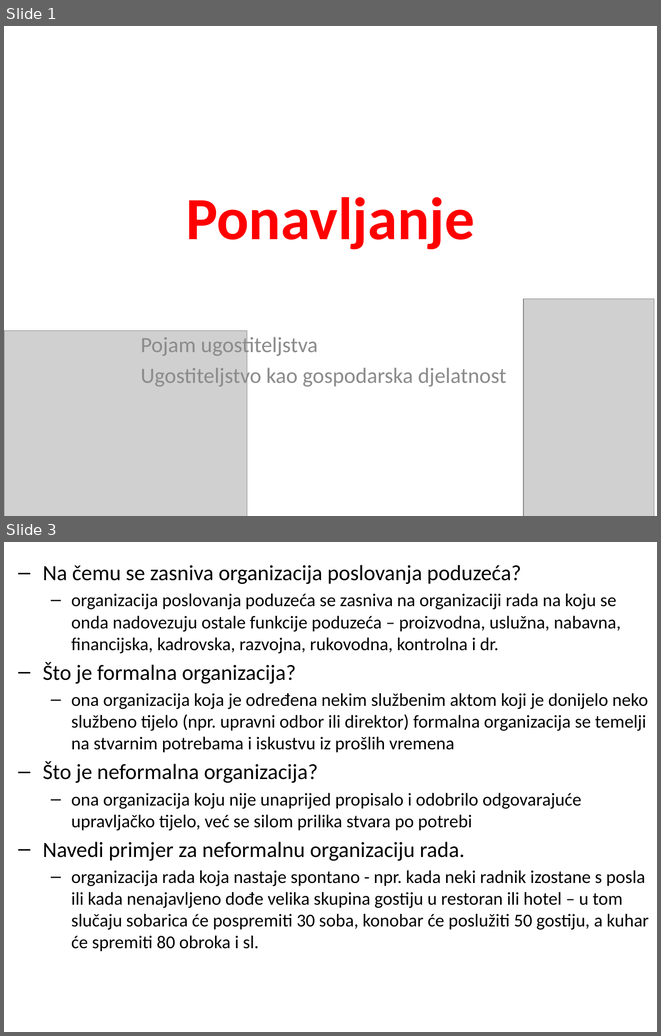
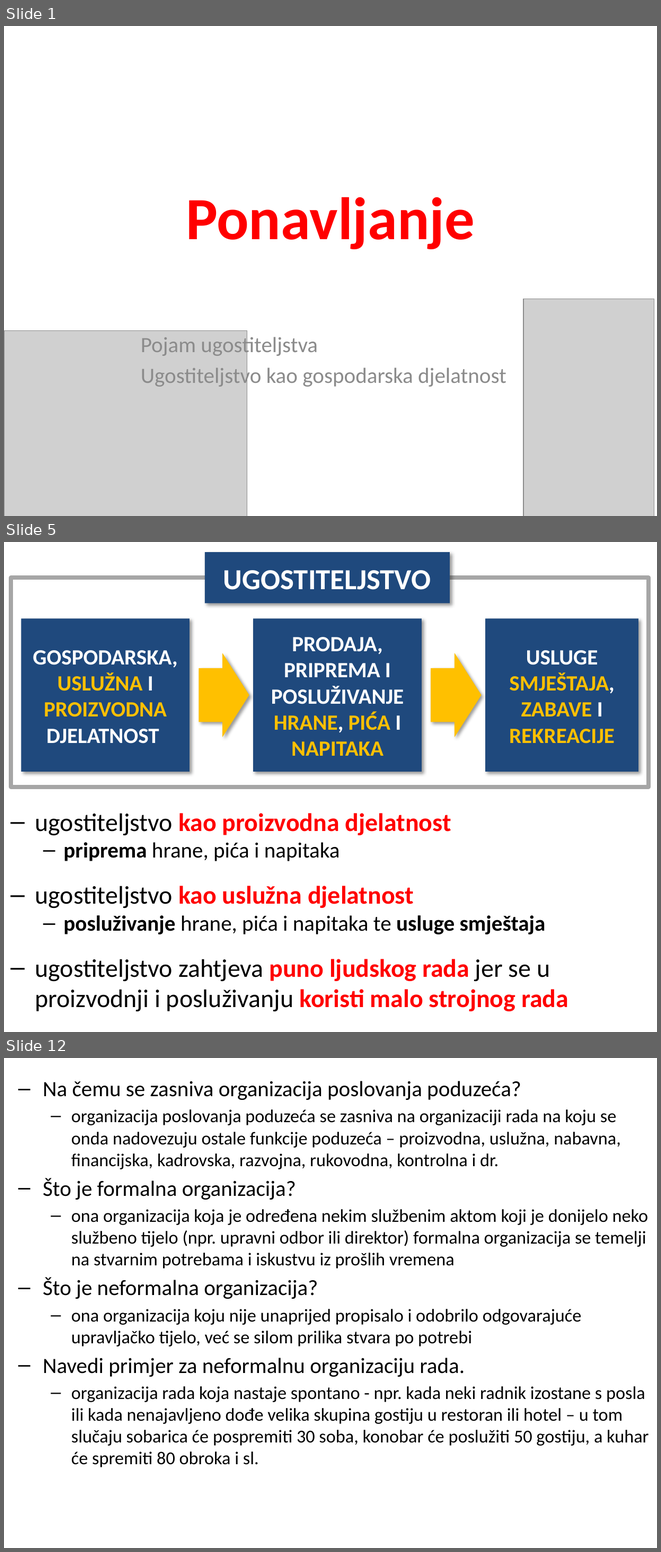
Before and after one commit to cornx/print, a slide deck: data/organizacija/001_uvod_i_ug_kao_gosp_djelatnost_ponavljanje.pptx. Shown one above the other, each under a label of ours: slides 1 and 3 before the commit, slides 1, 5 and 12 after it; the slides between them are not shown. The pictures are 661x1036 and 661x1552 pixels, drawn with LibreOffice and Linux fonts; fonts in the diff are those of the drawing; grey boxes stand for pictures. Boxes give left, top, right and bottom in pixels: in the first picture for what was removed or moved away, otherwise in the second. Text is boxed around its words. In the diff, an @@ line names an element or a change of style, - is before the commit and + after.

```diff
--- a/data/organizacija/001_uvod_i_ug_kao_gosp_djelatnost_ponavljanje.pptx
+++ b/data/organizacija/001_uvod_i_ug_kao_gosp_djelatnost_ponavljanje.pptx
@@ slide 5 added at bbox=[4, 542, 657, 1032], background #FFFFFF @@
@@ rectangle added at bbox=[205, 553, 450, 603], fill #1F497D, 32 pt, text #FFFFFF, bold @@
+UGOSTITELJSTVO
@@ rectangle added at bbox=[11, 578, 649, 787], outline #A6A6A6 4.5 pt @@
@@ rectangle added at bbox=[21, 618, 190, 771], fill #1F497D, 24 pt, text #FFFFFF, bold @@
+GOSPODARSKA, USLUŽNA I PROIZVODNA DJELATNOST
@@ rectangle added at bbox=[254, 618, 422, 771], fill #1F497D, 24 pt, text #FFFFFF, bold @@
+PRODAJA, PRIPREMA I POSLUŽIVANJE HRANE, PIĆA I NAPITAKA
@@ rectangle added at bbox=[485, 618, 638, 771], fill #1F497D, 24 pt, text #FFC000, bold @@
+USLUGE SMJEŠTAJA, ZABAVE I REKREACIJE
@@ right arrow added at bbox=[199, 653, 249, 737], fill #FFC000 @@
@@ right arrow added at bbox=[431, 653, 482, 737], fill #FFC000 @@
@@ text added at bbox=[35, 813, 568, 1012], 28 pt, text #000000 @@
+– ugostiteljstvo kao proizvodna djelatnost
+  – priprema hrane, pića i napitaka
+– ugostiteljstvo kao uslužna djelatnost
+  – posluživanje hrane, pića i napitaka te usluge smještaja
+– ugostiteljstvo zahtjeva puno ljudskog rada jer se u proizvodnji i posluživanju koristi malo strojnog rada
@@ what was slide 3 is now slide 12 @@
```
Also in this commit, not shown: 1 slide changed, 8 other slides added.
